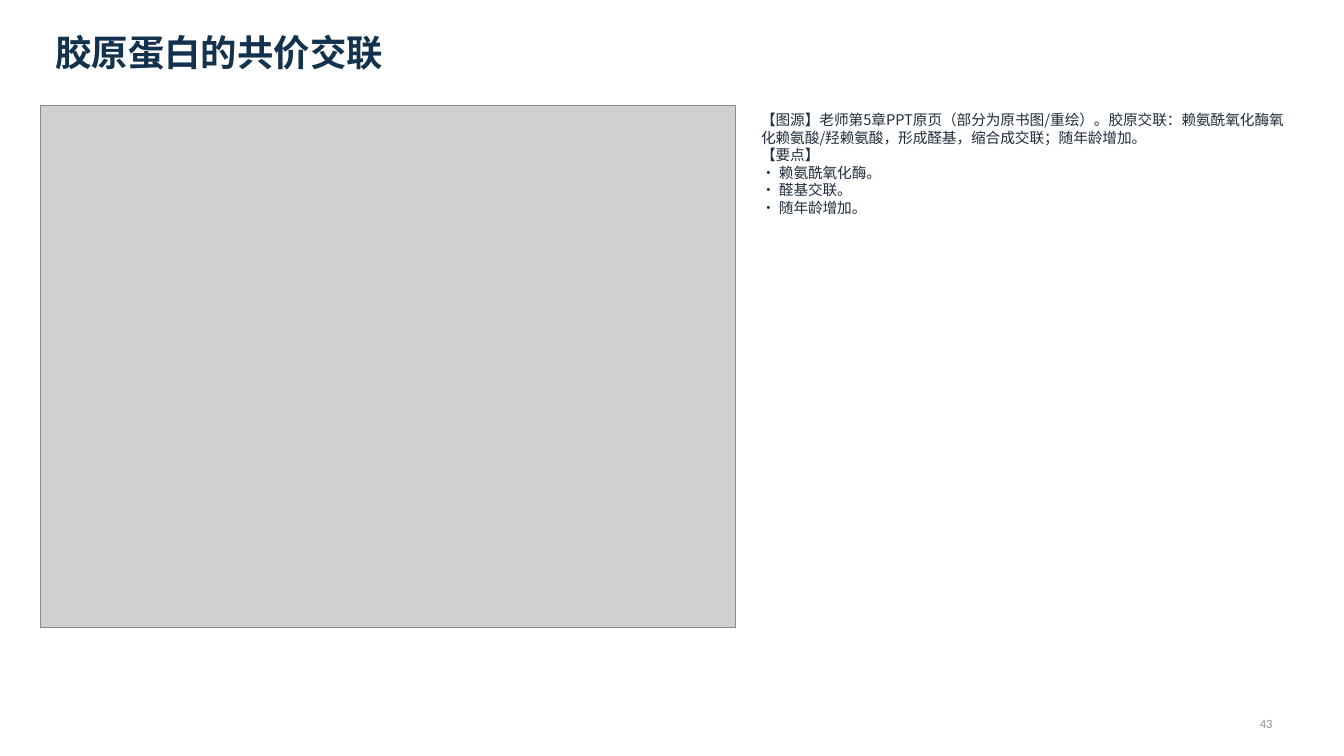
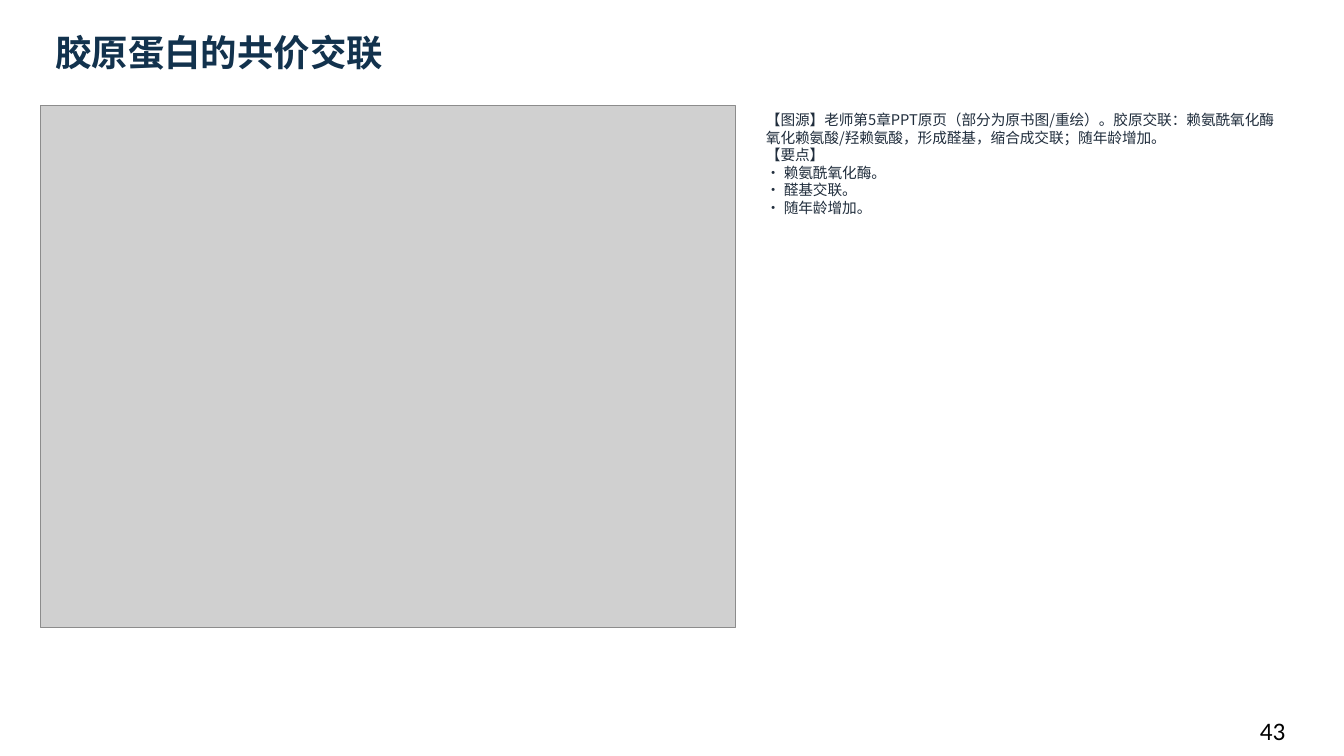
Before and after one commit to newkan-li/Biochemistry, a slide deck: slide 43 of downloads/bc03-ai-style.pptx. Drawn at 1344x756 pixels with LibreOffice and Linux fonts; fonts in the diff are those of the drawing; grey boxes stand for pictures. Boxes give left, top, right and bottom in pixels: in the first picture for what was removed or moved away, otherwise in the second. Text is boxed around its words. In the diff, an @@ line names an element or a change of style, - is before the commit and + after.

Commit message:
bc03补原书单图卡片5页并重生成81页下载版;更新下载版本;版本20261111y

```diff
--- a/downloads/bc03-ai-style.pptx
+++ b/downloads/bc03-ai-style.pptx
@@ text "【图源】老师第5章PPT原页（部分为原书图/重绘）。胶原交联：赖氨酰氧化酶氧化赖氨酸/羟赖氨酸，形成醛基，缩合成交联；随 ..." rewrapped from box(761, 112, 1284, 214) to box(766, 112, 1274, 214) @@
@@ text "43" at box(1260, 723, 1286, 740): size 9 to 18 pt, text colour #8C96A0 to #000000 @@
```
Also in this commit, not shown: 75 other slides changed, 5 slides added, 10 other files.
